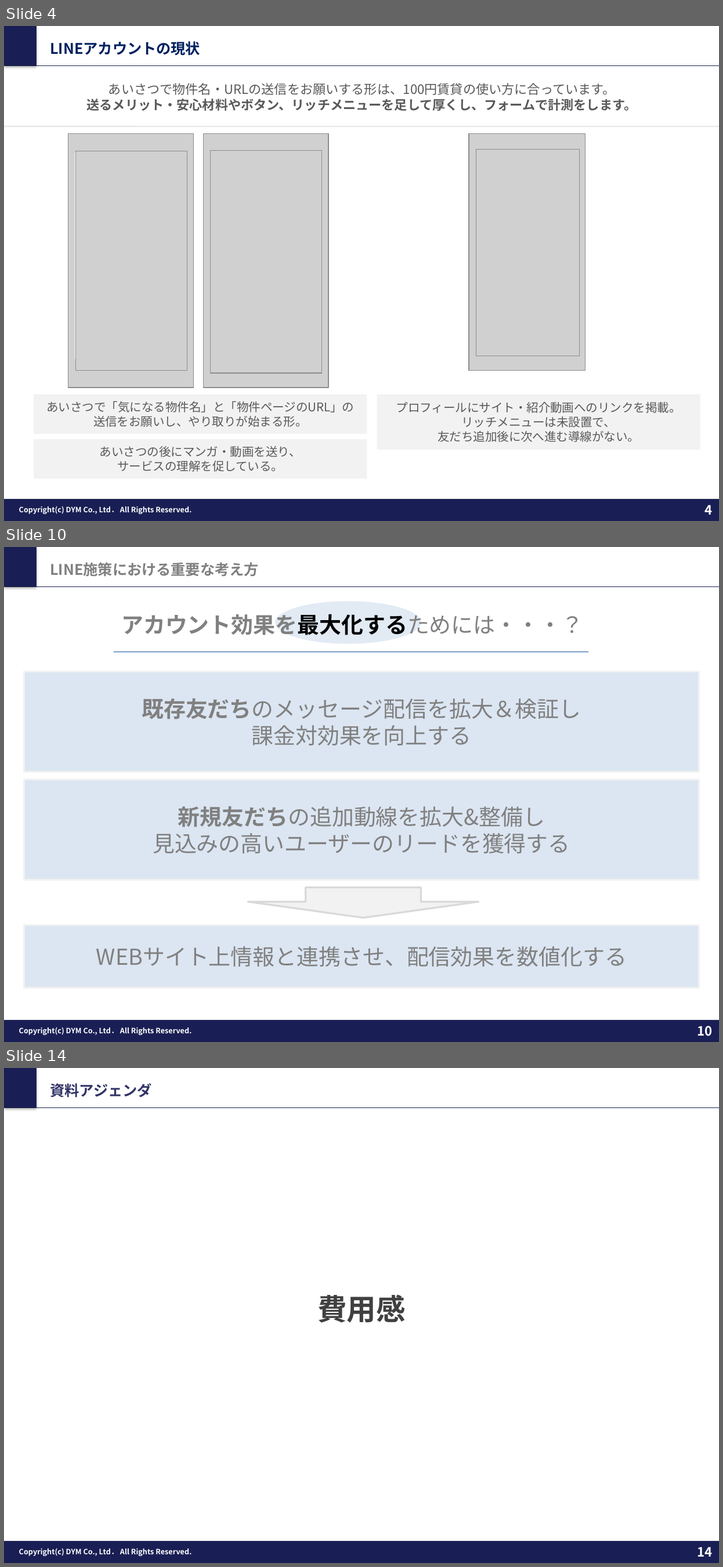
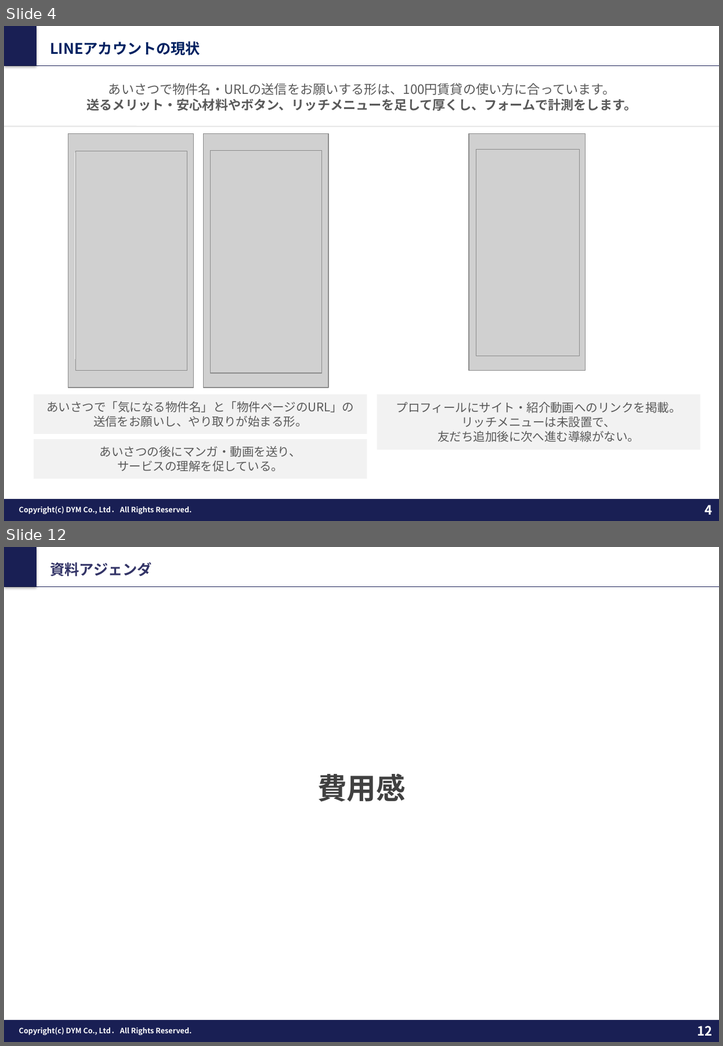
Before and after one commit to tonomura-r-dev/folder, a slide deck: 202610_株式会社あらうち御中_LINE公式アカウント運用のご提案_v9.pptx. Shown one above the other, each under a label of ours: slides 4, 10 and 14 before the commit, slides 4 and 12 after it; the slides between them are not shown. The pictures are 723x1567 and 723x1046 pixels, drawn with LibreOffice and Linux fonts; fonts in the diff are those of the drawing; grey boxes stand for pictures; background and template pictures are left out. Boxes give left, top, right and bottom in pixels: in the first picture for what was removed or moved away, otherwise in the second. Text is boxed around its words. In the diff, an @@ line names an element or a change of style, - is before the commit and + after.

```diff
--- a/202610_株式会社あらうち御中_LINE公式アカウント運用のご提案_v9.pptx
+++ b/202610_株式会社あらうち御中_LINE公式アカウント運用のご提案_v9.pptx
@@ slide 10 removed at (4,547,719,1042), background #FFFFFF; not listed: 5 template elements that a slide beside it also shows @@
@@ text removed at (50,562,259,576) @@
-LINE施策における重要な考え方
@@ text removed at (121,614,583,635) @@
-アカウント効果を最大化するためには・・・？
@@ ellipse removed at (275,601,421,643) @@
@@ line removed from (114, 652) to (589, 652) @@
@@ rectangle removed at (24,672,699,772) @@
-既存友だちのメッセージ配信を拡大＆検証し
-課金対効果を向上する
@@ rectangle removed at (24,779,699,879) @@
-新規友だちの追加動線を拡大&整備し
-見込みの高いユーザーのリードを獲得する
@@ down arrow removed at (248,887,478,918) @@
@@ rectangle removed at (24,925,699,988) @@
-WEBサイト上情報と連携させ、配信効果を数値化する
@@ what was slide 14 is now slide 12 @@
@@ page number at (697,1025,712,1035): text changed @@
-14
+12
```
Also in this commit, not shown: 12 slides changed, 1 other slide removed, 3 other files.
